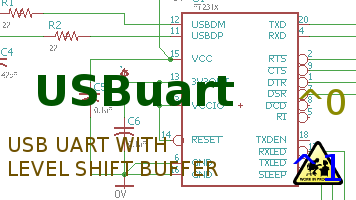
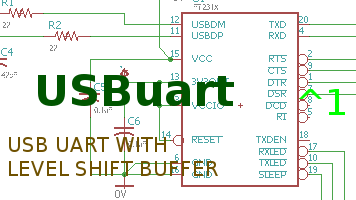
Two versions of the same layered image (356x200). Layer-by-layer changes:
renamed "^0" to "^1", painted on it over [299, 89, 345, 115]
moved "wip" above "^2" over [293, 141, 343, 185]
renamed "^1" to "^2", moved it above "wip copy", painted on it over [293, 154, 341, 181]
